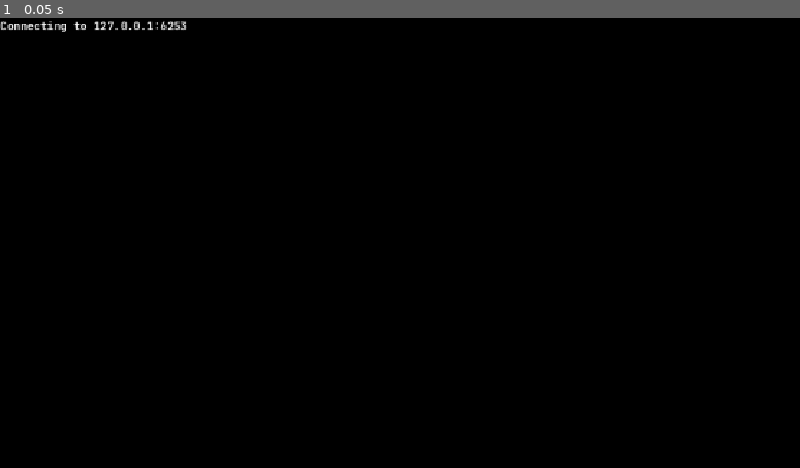
Above: before the commit, frame 1.
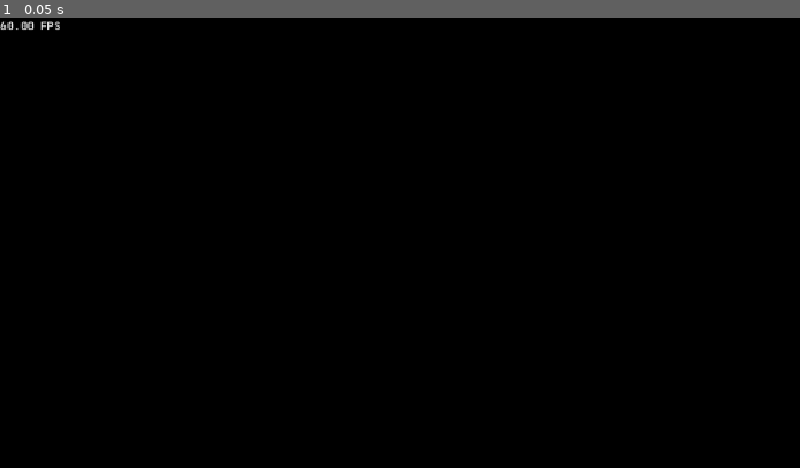
Above: after the commit, the same moment.

Repository: chuyentinndu2629/NeuralNet
Game: Godot game, scene res://map_view.tscn
Two runs of this game, one before a commit and one after it. Both use one fixed random seed, a clock stepped at 60 frames per second and the inputs below.
Inputs:
- Up to frame 1 (0.05 s): no input

The runs differ from the first frame. In frame 1, 0.3% of the frame differs, in the area x 0-24%, y 0-4%.
Error before the commit: Invalid operands 'String' and 'int' in operator '+'. (res://map_view.gd:195)

Commit message:
Remove redundant features, added vessel and optimized point displaying, added getting fetched data in SocketHost and some bugfixes.

Diff:
--- a/frontend/camera.gd
+++ b/frontend/camera.gd
@@ -8,6 +8,9 @@
 @export var focusedRotation: Vector3
 @export var zoomStep: float
 @export var drag: float = 5.0  # how fast drag momentum decays after release (higher = stops sooner)
+@export var zoomCurve: Curve
+
+@export var mapView: Node3D
 
 var currentlyFocused: bool
 var focused: Vector3
@@ -26,6 +29,12 @@
 	currentlyFocused = false
 
 	currentZoom = 1.0
+
+func mapZoomValues(currentZoom: float):
+	if zoomCurve:
+		# Curve.sample() takes an X position (e.g. 0.0 to 1.0) and returns the Y value
+		return zoomCurve.sample(currentZoom)
+	return 0.0
 
 # Called every frame. 'delta' is the elapsed time since the previous frame.
 func _process(delta: float) -> void:
@@ -56,21 +65,23 @@
 				drag_velocity = Vector3.ZERO
 
 			position = position.lerp(
-				Vector3(defaultPos.x, defaultPos.y * currentZoom, defaultPos.z),
+				Vector3(defaultPos.x, defaultPos.y * mapZoomValues(currentZoom), defaultPos.z),
 			lerpWeight * delta)
 			rotation.x = lerp_angle(rotation.x, defaultRotation.x / 180 * PI, lerpWeight * delta)
 			rotation.y = lerp_angle(rotation.y, defaultRotation.y / 180 * PI, lerpWeight * delta)
 			rotation.z = lerp_angle(rotation.z, defaultRotation.z / 180 * PI, lerpWeight * delta)
 
-func _focus(object: Node3D):
-	#print(object)
+func _focus(key: String):
+	print(key)
 	#if focused: focused.focused = false
 	currentlyFocused = true
-	focused = object.position
-	focusedId = object.name
+	focused = mapView.pointPositions[mapView.keyToIndex[key]];
+	focusedId = key
 	#focused.focused = true
 
-	get_node("/root/MapView").send_message(object.name)
+	#mapView.multimeshNode.scale = Vector3.ONE * 0.5
+
+	get_node("/root/MapView").send_message(key)
 	#print(get_node("/root/MapView").name)
 
 func _unhandled_input(event: InputEvent) -> void:
@@ -82,7 +93,7 @@
 				drag_velocity = Vector3.ZERO
 				last_ground_point = get_click_position_on_ground(event.position)
 
-				var point = check_click_on_points(event.position)
+				var point = get_clicked_vessel_key(event.position)
 				if point:
 					#print("FOCUSING")
 					_focus(point)
@@ -125,17 +136,30 @@
 
 	return intersection # Vector3 if it hit, null if the ray is parallel to the plane
 
-func check_click_on_points(screen_pos: Vector2) -> Node3D:
-	# When I click on data points like vessels or aircrafts
-	var ray_origin: Vector3 = project_ray_origin(screen_pos)
-	var ray_direction: Vector3 = project_ray_normal(screen_pos)
-	var to = ray_origin + ray_direction * 1000.0 # Ray length
+func get_clicked_vessel_key(screen_pos: Vector2, max_pixel_dist: float = 15.0) -> String:
+	var camera := get_viewport().get_camera_3d()
+	if not camera or mapView.pointPositions.is_empty():
+		return ""
 
-	var space_state = get_world_3d().direct_space_state
-	var query = PhysicsRayQueryParameters3D.create(ray_origin, to)
-	var result = space_state.intersect_ray(query)
+	var max_dist_sq: float = max_pixel_dist * max_pixel_dist
+	var closest_idx: int = -1
+	var min_dist_sq: float = INF
+	var total_points: int = mapView.multimesh.visible_instance_count
 
-	if result:
-		var clicked_object = result.collider
-		return clicked_object
-	return null
+	for i in range(total_points):
+		var world_pos: Vector3 = mapView.pointPositions[i]
+
+		if camera.is_position_behind(world_pos):
+			continue
+
+		var screen_p: Vector2 = camera.unproject_position(world_pos)
+		var dist_sq: float = screen_pos.distance_squared_to(screen_p)
+
+		if dist_sq < max_dist_sq and dist_sq < min_dist_sq:
+			min_dist_sq = dist_sq
+			closest_idx = i
+
+	if closest_idx != -1:
+		return mapView.indexToKey[closest_idx]
+
+	return ""
--- a/frontend/map_view.gd
+++ b/frontend/map_view.gd
@@ -10,7 +10,11 @@
 @export var statusDisplay: RichTextLabel
 @export var interfaceBackground: ColorRect
 
-@export var templatePoint: Node3D
+#@export var templatePoint: Node3D
+@export var pointMesh: Mesh # Assign a small SphereMesh, BoxMesh, or QuadMesh in the Inspector
+@export var pointMaterial: StandardMaterial3D
+
+@export var refetchInterval: float
 
 # --- Outline style controls ---
 #@export var outline_color: Color = Color.WHITE
@@ -26,7 +30,7 @@
 	interfaceBackground.visible = true
 
 	# Initialize status tracking
-	statusDisplay.text = "Initializing client..."
+	#statusDisplay.text = "Initializing client..."
 	last_status = tcp_client.get_status()
 
 	received_data_accumulated = ""
@@ -36,10 +40,18 @@
 
 	reconstruction_thread = Thread.new()
 
+	_setup_multimesh()
 	connect_to_server()
+
+var refetchTimePassed: float
 
 # Called every frame. 'delta' is the elapsed time since the previous frame.
 func _process(delta: float) -> void:
+	# Add current delta time to refetch interval
+	refetchTimePassed += delta
+
+	statusDisplay.text = "%.2f" % (1 / delta) + " FPS"
+
 	# Continuously poll the socket status changes
 	tcp_client.poll()
 	var current_status = tcp_client.get_status()
@@ -59,13 +71,17 @@
 			if error_code == OK:
 				var message: String = byte_array.get_string_from_utf8()
 				emit_signal("data_received", message)
+		elif refetchTimePassed > refetchInterval:
+			# If there is no data to be received and refetch time passed comes
+			send_message("query:AIS:updates")
+			refetchTimePassed = 0
 
 # Returned data processing part
 # This part of the code handles when the data gets Received, parsed, and displayed.
 # Also is responsible for running query data when first connected to server
 func _proc_connection_established():
 	print("Connection established. Querying data first thing yeah")
-	statusDisplay.text += "\nQuerying world reconstruction data..."
+	#statusDisplay.text += "\nQuerying world reconstruction data..."
 	send_message("query:GEODATA")
 
 var received_data_accumulated: String = ""
@@ -77,11 +93,84 @@
 		received_data_accumulated += data.left(-5)
 
 		var dataDict = JSON.parse_string(received_data_accumulated)
+		if not dataDict: return
+
 		if (dataDict["type"] == "FeatureCollection"):
-			statusDisplay.text += "\nParsed data. [b][i]Reconstructing world[/i][/b]..."
+			#statusDisplay.text += "\nParsed data. [b][i]Reconstructing world[/i][/b]..."
 			reconstruction_thread.start(_reconstruct_world.bind(dataDict))
+		elif dataDict["type"] == "AISUpdates":
+			#statusDisplay.text += "\nAIS update.";
+			#print("AIS UPDATE: ", dataDict)
+			_update_ais(dataDict)
 
 		received_data_accumulated = ""
+
+var multimesh_node: MultiMeshInstance3D
+var multimesh: MultiMesh
+
+# Lookup structures for 100k+ points
+var keyToIndex: Dictionary = {}        # vessel_id -> index
+var indexToKey: Array[String] = []     # index -> vessel_id
+var pointPositions: PackedVector3Array = PackedVector3Array() # For instant CPU click checks
+
+var bufferCapacity: int = 10000 # Initial capacity, grows dynamically
+
+func _setup_multimesh():
+	multimesh_node = MultiMeshInstance3D.new()
+	multimesh_node.position.y = 0.1
+	multimesh_node.material_override = pointMaterial;
+	multimesh = MultiMesh.new()
+
+	multimesh.transform_format = MultiMesh.TRANSFORM_3D
+	multimesh.mesh = pointMesh if pointMesh else SphereMesh.new()
+	multimesh.instance_count = bufferCapacity
+	multimesh.visible_instance_count = 0
+
+	multimesh_node.multimesh = multimesh
+	add_child(multimesh_node)
+
+func _update_ais(data: Dictionary):
+	if not data.has("data") or not data["data"]:
+		return
+
+	var ais_data: Dictionary = data["data"]
+
+	for key in ais_data:
+		var item: Dictionary = ais_data[key]
+		var pos := Vector3(-item["Lon"], 0, item["Lat"]) # Note: Ensure sign consistency for Lon
+
+		if key not in keyToIndex:
+			_add_vessel(key, pos)
+		else:
+			_update_vessel(keyToIndex[key], pos)
+
+func _add_vessel(key: String, pos: Vector3):
+	var idx: int = indexToKey.size()
+
+	# Grow internal buffer in chunks if capacity limit is reached
+	if idx >= multimesh.instance_count:
+		bufferCapacity *= 2
+		multimesh.instance_count = bufferCapacity
+
+	keyToIndex[key] = idx
+	indexToKey.append(key)
+	pointPositions.append(pos)
+
+	var basis_up := Basis().rotated(Vector3.RIGHT, deg_to_rad(-90.0))
+
+	# Set transform on GPU
+	var t := Transform3D(basis_up, pos)
+	multimesh.set_instance_transform(idx, t)
+
+	# Reveal newly added instance
+	multimesh.visible_instance_count = indexToKey.size()
+
+func _update_vessel(idx: int, pos: Vector3):
+	pointPositions[idx] = pos
+
+	var basis_up := Basis().rotated(Vector3.RIGHT, deg_to_rad(-90.0))
+	var t := Transform3D(basis_up, pos)
+	multimesh.set_instance_transform(idx, t)
 
 func _reconstruct_world(data: Dictionary):
 	#var templatePointDeferred = templatePoint.call_deferred("duplicate", true)
@@ -188,11 +277,11 @@
 # Initiate connection part
 func connect_to_server() -> void:
 	print("Connecting to %s:%d..." % [HOST, PORT])
-	statusDisplay.text = "Connecting to %s:%d" % [HOST, PORT]
+	#statusDisplay.text = "Connecting to %s:%d" % [HOST, PORT]
 	var error = tcp_client.connect_to_host(HOST, PORT)
 	if error != OK:
 		print("Failed to initialize connection attempt: ", error)
-		statusDisplay.text = "Failed to initialize connection attempt: " + error
+		#statusDisplay.text = "Failed to initialize connection attempt: " + error
 
 # Send string data encoded in UTF-8
 func send_message(message: String) -> void:
@@ -211,23 +300,23 @@
 			interfaceBackground.visible = true
 
 			print("Disconnected from server.")
-			statusDisplay.text = "Disconnected."
+			#statusDisplay.text = "Disconnected."
 			emit_signal("connection_closed")
 		StreamPeerTCP.STATUS_CONNECTING:
 			interfaceBackground.visible = true
 
 			print("Connecting...")
-			statusDisplay.text = "Connecting..."
+			#statusDisplay.text = "Connecting..."
 		StreamPeerTCP.STATUS_CONNECTED:
 			print("Successfully connected to server!")
-			statusDisplay.text = "[color=green]Connected[/color] to server."
+			#statusDisplay.text = "[color=green]Connected[/color] to server."
 			tcp_client.set_no_delay(true) # Disables Nagle's algorithm for reduced latency
 			emit_signal("connection_established")
 		StreamPeerTCP.STATUS_ERROR:
 			interfaceBackground.visible = true
 
 			print("Connection error encountered.")
-			statusDisplay.text = "Connection error. Closed."
+			#statusDisplay.text = "Connection error. Closed."
 			emit_signal("connection_closed")
 
 func _exit_tree() -> void:
--- a/frontend/map_view.tscn
+++ b/frontend/map_view.tscn
@@ -6,6 +6,8 @@
 [ext_resource type="FontFile" uid="uid://7y7rbrch5atk" path="res://JetBrainsMono-BoldItalic.ttf" id="3_622ag"]
 [ext_resource type="Material" uid="uid://bt48qd1ywfwr6" path="res://point.tres" id="4_l1o8s"]
 [ext_resource type="FontFile" uid="uid://coubgs2rtbuva" path="res://JetBrainsMono-Italic.ttf" id="4_vr8e8"]
+
+[sub_resource type="QuadMesh" id="QuadMesh_n3lwg"]
 
 [sub_resource type="ProceduralSkyMaterial" id="ProceduralSkyMaterial_61tb2"]
 sky_horizon_color = Color(0.66224277, 0.6717428, 0.6867428, 1)
@@ -19,14 +21,18 @@
 sky = SubResource("Sky_51ccw")
 glow_enabled = true
 
-[sub_resource type="BoxMesh" id="BoxMesh_370by"]
-
-[sub_resource type="BoxShape3D" id="BoxShape3D_wu3fl"]
+[sub_resource type="Curve" id="Curve_pl0cs"]
+_limits = [0.0, 2.0, 0.0, 2.0]
+_data = [Vector2(0, 0), 0.0, 0.24594252, 0, 0, Vector2(1.2994924, 0.6741574), 0.95917577, 0.95917577, 0, 0, Vector2(2, 2), 3.96097, 0.0, 0, 0]
+point_count = 3
 
 [node name="MapView" type="Node3D" unique_id=1207174137 node_paths=PackedStringArray("statusDisplay", "interfaceBackground")]
 script = ExtResource("1_mqhvm")
 statusDisplay = NodePath("CanvasLayer/Control/StatusDisplay")
 interfaceBackground = NodePath("CanvasLayer/Control/Background")
+pointMesh = SubResource("QuadMesh_n3lwg")
+pointMaterial = ExtResource("4_l1o8s")
+refetchInterval = 2.0
 
 [node name="CanvasLayer" type="CanvasLayer" parent="." unique_id=927780468]
 
@@ -65,7 +71,7 @@
 [node name="WorldEnvironment" type="WorldEnvironment" parent="." unique_id=256563181]
 environment = SubResource("Environment_l1o8s")
 
-[node name="Camera3D" type="Camera3D" parent="." unique_id=750662280]
+[node name="Camera3D" type="Camera3D" parent="." unique_id=750662280 node_paths=PackedStringArray("mapView")]
 transform = Transform3D(-1, -7.642742e-15, 8.742278e-08, 0, -1, -8.742278e-08, 8.742278e-08, -8.742278e-08, 1, 0, 20, -20)
 current = true
 script = ExtResource("2_61tb2")
@@ -76,16 +82,7 @@
 focusedOffset = Vector3(0, 8.5, -8.5)
 focusedRotation = Vector3(-45, 180, 0)
 zoomStep = 0.1
+zoomCurve = SubResource("Curve_pl0cs")
+mapView = NodePath("..")
 
-[node name="StaticBody3D" type="StaticBody3D" parent="." unique_id=350179945]
-visible = false
-
-[node name="Cube" type="MeshInstance3D" parent="StaticBody3D" unique_id=2015495381]
-layers = 512
-gi_mode = 0
-mesh = SubResource("BoxMesh_370by")
-surface_material_override/0 = ExtResource("4_l1o8s")
-
-[node name="CollisionShape3D" type="CollisionShape3D" parent="StaticBody3D" unique_id=1925784997]
-transform = Transform3D(1.1, 0, 0, 0, 1.1, 0, 0, 0, 1.1, 0, 0, 0)
-shape = SubResource("BoxShape3D_wu3fl")
+[node name="Node3D" type="Node3D" parent="." unique_id=1754678425]
--- a/frontend/point.tres
+++ b/frontend/point.tres
@@ -2,3 +2,4 @@
 
 [resource]
 shading_mode = 0
+billboard_keep_scale = true
Not shown, changed: backend/src/main.cpp
Not shown, changed: backend/src/socket.cpp
Not shown, changed: backend/src/socket.hpp
Not shown, changed: backend/src/trafficfetcher.cpp
Not shown, changed: backend/src/trafficfetcher.hpp
